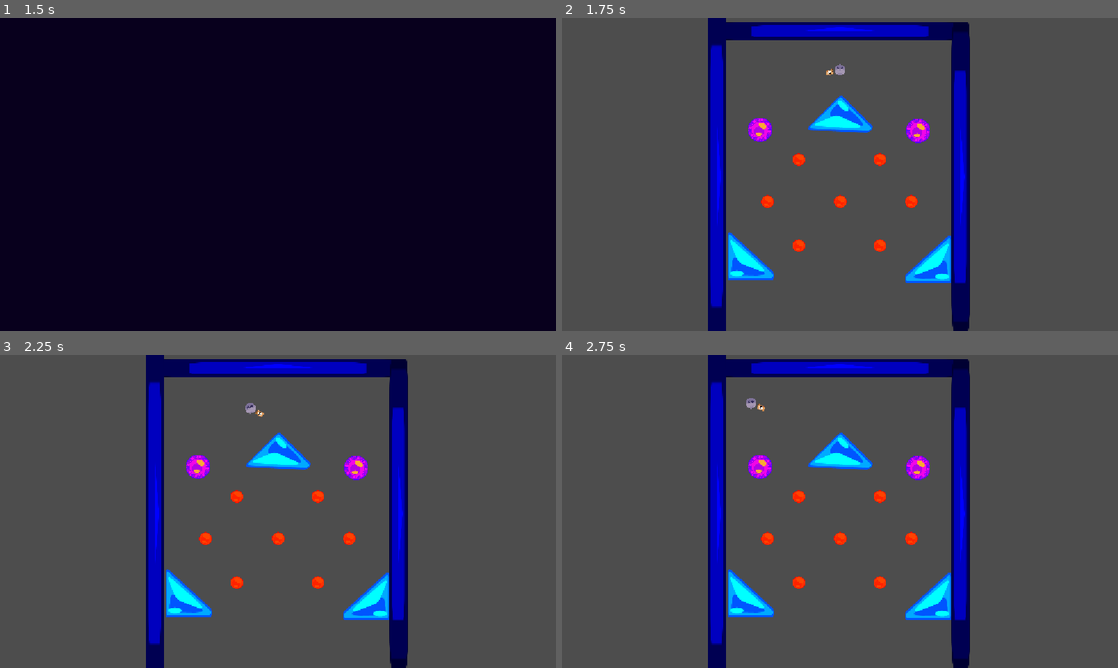
Above: before the commit, frames 1-4 (two rows, left to right).
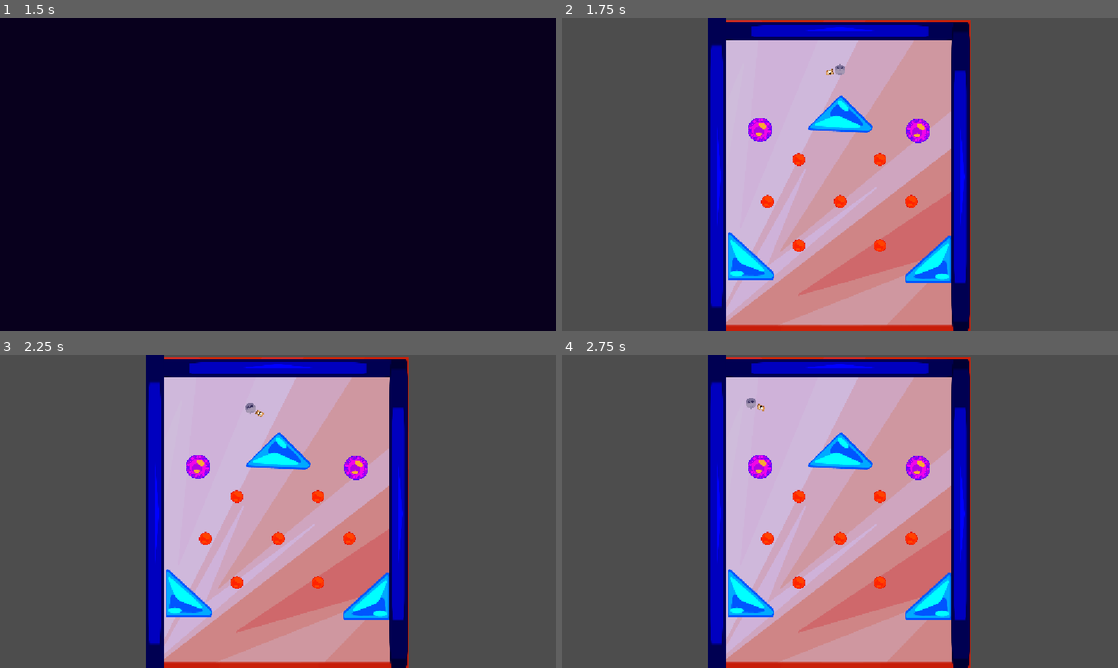
Above: after the commit, the same moments.

Repository: AstrrX3/Gamejam
Game: Godot game, scene res://menu.tscn
Same seed, same stepped clock (60 frames per second), same inputs: the game is played once before the commit and once after it. The engine's default icon, where the game draws it, is replaced by a stand-in: a white triangle on a blue panel in a dark square.
Inputs (mouse positions are in pixels of both pictures, inside the frame that each line leads up to):
- Up to frame 1 (1.5 s): click "START" at 0.5 s; click "START" at 1.25 s
- Up to frame 2 (1.75 s): no input
- Up to frame 3 (2.25 s): tap Enter at 2 s; move the mouse to (400, 495) at 2.02 s; click (400, 495) at 2.1 s
- Up to frame 4 (2.75 s): no input

Frame 1 is identical in both runs. In frame 2, 35% of the frame differs, in the area x 29-74%, y 0-100%; in frame 3, 35%; in frame 4, 35%.

Commit message:
Update haven.tscn

Diff:
--- a/gay-plinko/haven.tscn
+++ b/gay-plinko/haven.tscn
@@ -1,6 +1,7 @@
 [gd_scene format=3 uid="uid://bqqge7dk2by4o"]
 
 [ext_resource type="PackedScene" uid="uid://c67loyy3ede8g" path="res://sciany.tscn" id="1_7oneb"]
+[ext_resource type="Texture2D" uid="uid://bsandny1ep0dp" path="res://Bg2.png" id="1_55g31"]
 [ext_resource type="PackedScene" uid="uid://brlvsdys076t0" path="res://peg.tscn" id="2_vcnv3"]
 [ext_resource type="PackedScene" uid="uid://cw0s1ry8x17pi" path="res://trójkąt.tscn" id="3_pix54"]
 
@@ -8,6 +9,9 @@
 scale = Vector2(1, 0.99016505)
 
 [node name="bg" type="Sprite2D" parent="." unique_id=394721876]
+position = Vector2(0, 7.0695286)
+scale = Vector2(0.5568611, 0.6018526)
+texture = ExtResource("1_55g31")
 
 [node name="scianaUP" parent="." unique_id=10204914 instance=ExtResource("1_7oneb")]
 position = Vector2(-1.00003, -295)
